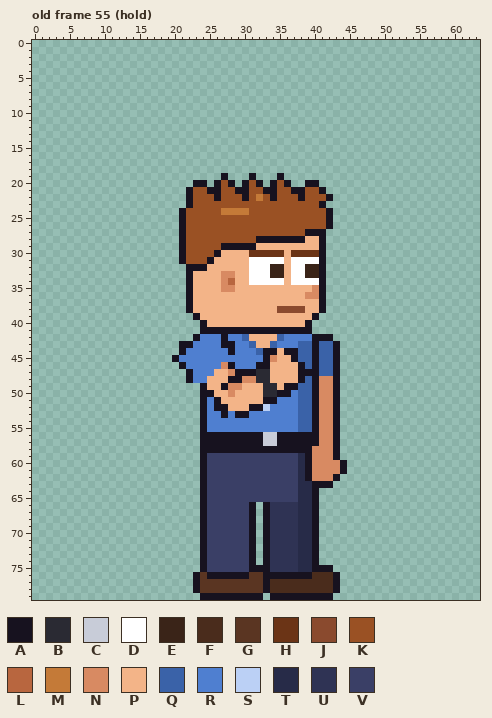
Edited in one commit: pixel-art file (sprites/custom/custom_intern_spiky_right_anim.aseprite). That is the earlier state.
64x80 pixels, 123 frames. Colours within 5 levels of each other are drawn and written as one. Shown: old frame 55 (hold). The commit also changed other frames, which this record leaves out.
Visible layers, top first: "Arm Top", "Hair", "Face", "Watch", "Near Arm", "Collar", "Belt", "Shirt", "Body", "Back Arm", "Pants", "Shoes".
Palette (. is transparent): A #17121f  B #2a2a33  C #c8ccd8  D #ffffff  E #3a2418  F #4a2c1c  G #5a3522  H #6b3416  J #8a4a2e  K #9a5124  L #b8663f  M #c47a38  N #d88a62  P #f3b488  Q #3a62a8  R #4f7fd0  S #bbd0f5  T #272b48  U #2f3354  V #3a3f66
Pixels before, old frame 55 (hold) (only the part around the change), first column x 8:
 6 .....................................................
 7 .....................................................
 8 .....................................................
 9 .....................................................
10 .....................................................
11 .....................................................
12 .....................................................
13 .....................................................
14 .....................................................
15 .....................................................
16 .....................................................
17 .....................................................
18 .....................................................
19 ...................A...A...A.........................
20 ...............AA.AKA.AKA.AKA..AA....................
21 ..............AKKAAKKAAKKAAKKAAKKA...................
22 ..............AKKKAKKKAKMKAKKKAKKKA..................
23 ..............AKKKKKKKKKKKKKKKKKKA...................
24 .............AKKKKKMMMMKKKKKKKKKKKA..................
25 .............AKKKKKKKKKKKKKKKKKKKKA..................
26 .............AKKKKKKKKKKKKKKKKKKKKA..................
27 .............AKKKKKKKKKKKKKKKKKAAA...................
28 .............AKKKKKKKKKKAAAAAAAPPA...................
29 .............AKKKKKAAAAAPPPPPPPPPA...................
30 .............AKKKKAPPPPHHHHHPHHHHA...................
31 .............AKKKAPPPPPDDDDDPDDDDA...................
32 ..............AAAPPPPPPDDDEEPDDEEA...................
33 ..............APPPPNNPPDDDEEPDDEEA...................
34 ..............APPPPNLPPDDDDDPDDDDA...................
35 ..............APPPPNNPPPPPPPPPPPNA...................
36 ..............APPPPPPPPPPPPPPPPNNA...................
37 ..............APPPPPPPPPPPPPPPPPPA...................
38 ..............APPPPPPPPPPPPJJJJPPA...................
39 ...............APPPPPPPPPPPPPPPPA....................
40 ................APPPPPPPPPPPPPPA.....................
41 ................AAAAAAAAAAAAAAAA.....................
42 ...............ARRRARRQPPPPQRRRRAAA..................
43 .............AARRRRAARRQPPQRRRQQAQQA.................
44 .............ARRRRRRARRRQAAPAAQQAQQA.................
45 ............ARRRRRRRRRRRRANPPAQQAQQA.................
46 .............ARRRRRNARRRAAPPPPAQAQQA.................
47 ..............ARRRPPNAAABBPPPPAAAQQA.................
48 ..............ARRPPPAANNBBPPPPAQANNA.................
49 ................APPANNPPPBBPAAQQANNA.................
50 ................AAPPNPPPPBBAARQQANNA.................
51 ................ARAPPPPPPAARRRQQANNA.................
52 ................ARAAPPPAASRRRRQQANNA.................
53 ................ARRARAARRRRRRRQQANNA.................
54 ................ARRRRRRRRRRRRRQQANNA.................
55 ................ARRRRRRRRRRRRRQQANNA.................
56 ................AAAAAAAAACCAAAAAANNA.................
57 ................AAAAAAAAACCAAAAAANNA.................
58 ................AAAAAAAAAAAAAAAANNNA.................
59 ................AVVVVVVVVVVVVVTANNNA.................
60 ................AVVVVVVVVVVVVVTANNNNA................
61 ................AVVVVVVVVVVVVVTANNNNA................
62 ................AVVVVVVVVVVVVVTANNNA.................
63 ................AVVVVVVVVVVVVVTTAAA..................
64 ................AVVVVVVVVVVVVVTTA....................
65 ................AVVVVVVVVVVVVVTTA....................
66 ................AVVVVVVA.AUUUUTTA....................
67 ................AVVVVVVA.AUUUUTTA....................
68 ................AVVVVVVA.AUUUUTTA....................
69 ................AVVVVVVA.AUUUUTTA....................
70 ................AVVVVVVA.AUUUUTTA....................
71 ................AVVVVVVA.AUUUUTTA....................
After the commit:
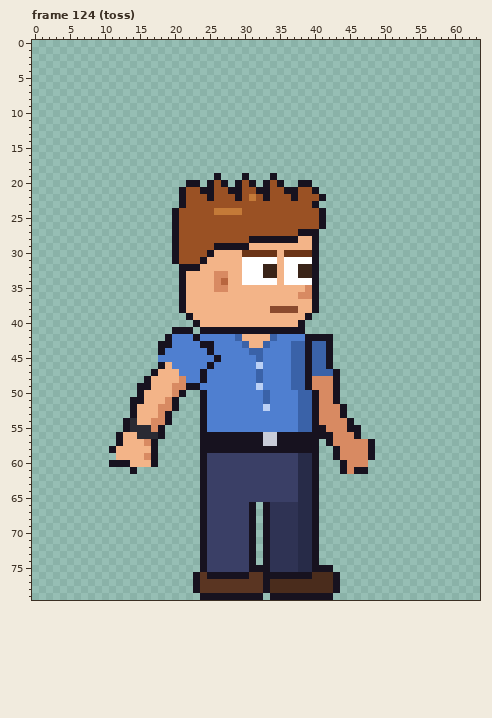
A new or re-ordered frame is compared with the old frame closest to it.
Change:
frames 123 -> 129
Changed rows in their new state; - is an unchanged pixel.
Frame 124 (toss) is new; against old frame 55 (hold):
first column x 11:
19 ---------------A.--A.--A.-------------
20 -----------A-.AKA.AKA.AKA.-A-.--------
21 ----------AK-A-K-A-K-A-K-A-K-A.-------
22 ----------AK--AK--AKMKAK--AK--A.------
23 ----------AK-----------------A.-------
24 ---------AK----M---K----------A.------
25 ---------AK-------------------A.------
26 ---------AK-------------------A.------
27 ---------AK----------------A--.-------
28 ---------AK---------A------P-A.-------
29 ---------AK----A----P--------A.-------
30 ---------AK---AP---H----PH---A.-------
31 ---------AK--AP----D----PD---A.-------
32 ----------A--P-----D--E-PD-E-A.-------
33 ----------AP---N-P-D--E-PD-E-A.-------
34 ----------AP---NLP-D----PD---A.-------
35 ----------AP---N-P----------NA.-------
36 ----------AP---------------N-A.-------
37 ----------AP-----------------A.-------
38 ----------AP-----------J---P-A.-------
39 -----------AP---------------A.--------
40 ------------AP-------------A.---------
41 ---------AAA----------------.---------
42 --------ARRR----R-QP---QR---A---------
43 -------AARRR-AA-RR-QP-QR--Q-AQ-A.-----
44 -------ARRR---A--R--Q-RRRRQ-AQ-A.-----
45 -------RRR-----A-----QRRRRQ-AQ-A.-----
46 -------APRR---A-RR---SRRRRQQAQ-A.-----
47 ------APPPRR-A-RRRRRRQRRRRQQ-Q--------
48 -----APPPPNR-ARRRRRRRQRRRRQQAN--------
49 ----AAPPPNNAARRRRRRRRSRRRRQ-AN--------
50 ----APPPPNA---RRRRRRRRQRRR------------
51 ---AAPPPNA-----RRRRRRRQR--------------
52 ---APPPNNA-----RRRRRRR----------NA----
53 ---APPPNA-------R-RR------------NA----
54 --ABPPNNA-----------------------NNA---
55 --ABBBNA----------------------A-NNAA--
56 -APPBBBA----------------------AANNNA--
57 -APPPNA-----------------------.ANNNNNA
58 APPPPPA----------------------A..-NNNNA
59 -PPPPNA---------------------TA..-NNNNA
60 AAAPPPA---------------------TA...-NNN-
61 ---A------------------------TA...-NAA-
62 ----------------------------TA...-----
63 ------------------------------..------
